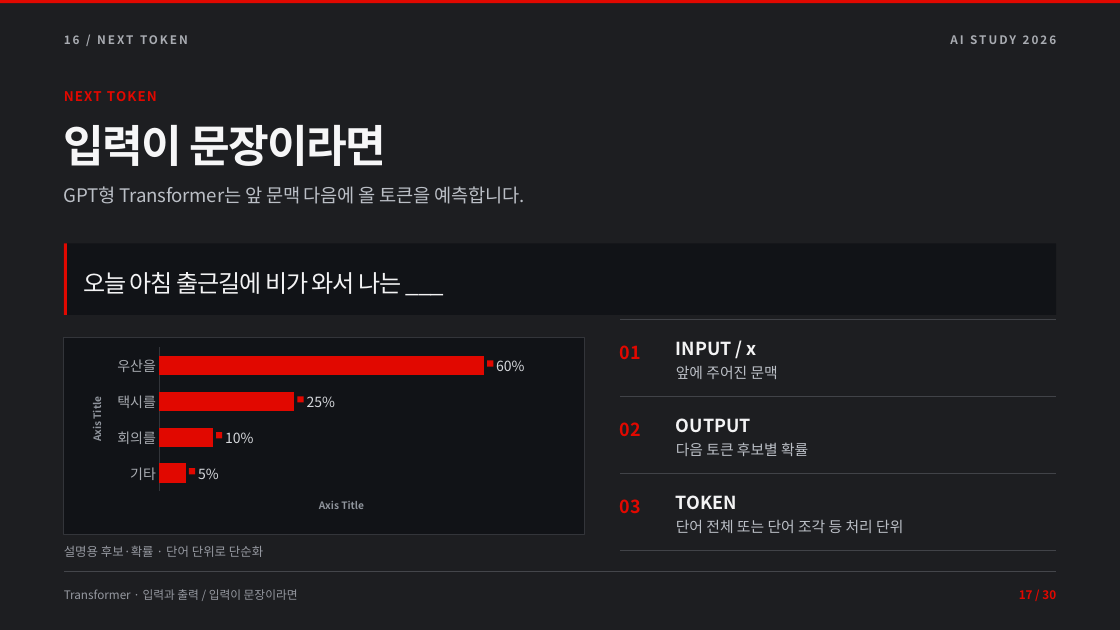
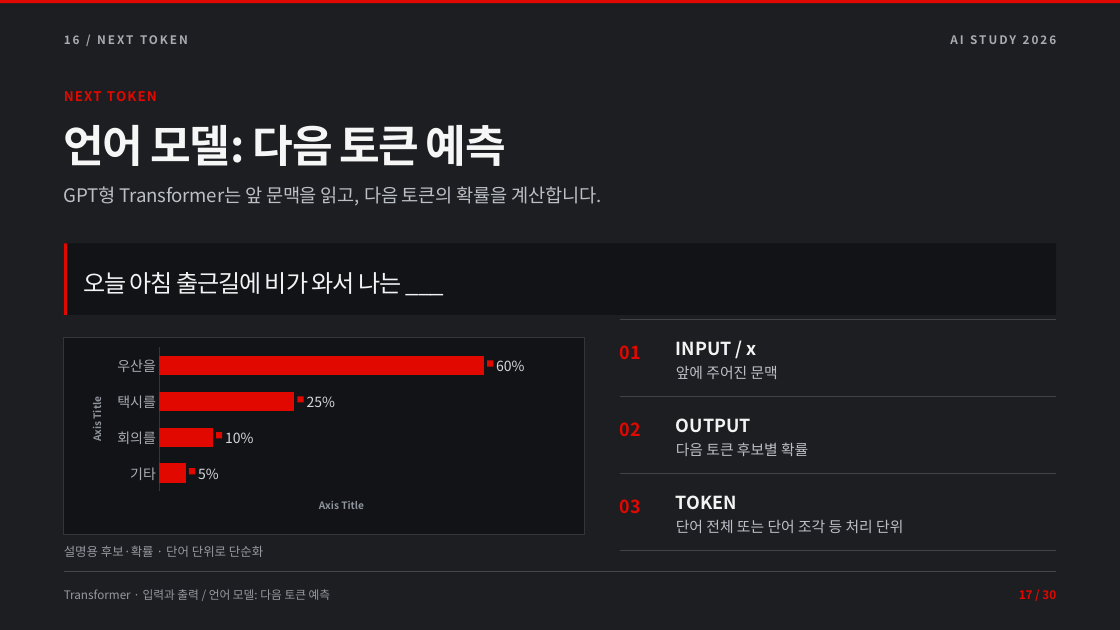
Before and after one commit to TRIPLESONG90/DAL, a slide deck: slide 17 of week2/DAL_Week2_AI_Learning.pptx. Drawn at 1120x630 pixels with LibreOffice and Linux fonts; fonts in the diff are those of the drawing. Boxes give left, top, right and bottom in pixels: in the first picture for what was removed or moved away, otherwise in the second. Text is boxed around its words. In the diff, an @@ line names an element or a change of style, - is before the commit and + after.

```diff
--- a/week2/DAL_Week2_AI_Learning.pptx
+++ b/week2/DAL_Week2_AI_Learning.pptx
@@ text at box(64, 125, 506, 166): text changed @@
-입력이 문장이라면
+언어 모델: 다음 토큰 예측
@@ text at box(64, 186, 601, 206): text changed @@
-GPT형 Transformer는 앞 문맥 다음에 올 토큰을 예측합니다.
+GPT형 Transformer는 앞 문맥을 읽고, 다음 토큰의 확률을 계산합니다.
@@ text at box(64, 589, 331, 600): text changed @@
-Transformer · 입력과 출력 / 입력이 문장이라면
+Transformer · 입력과 출력 / 언어 모델: 다음 토큰 예측
```
Also in this commit, not shown: 27 other slides changed, 16 other files.
